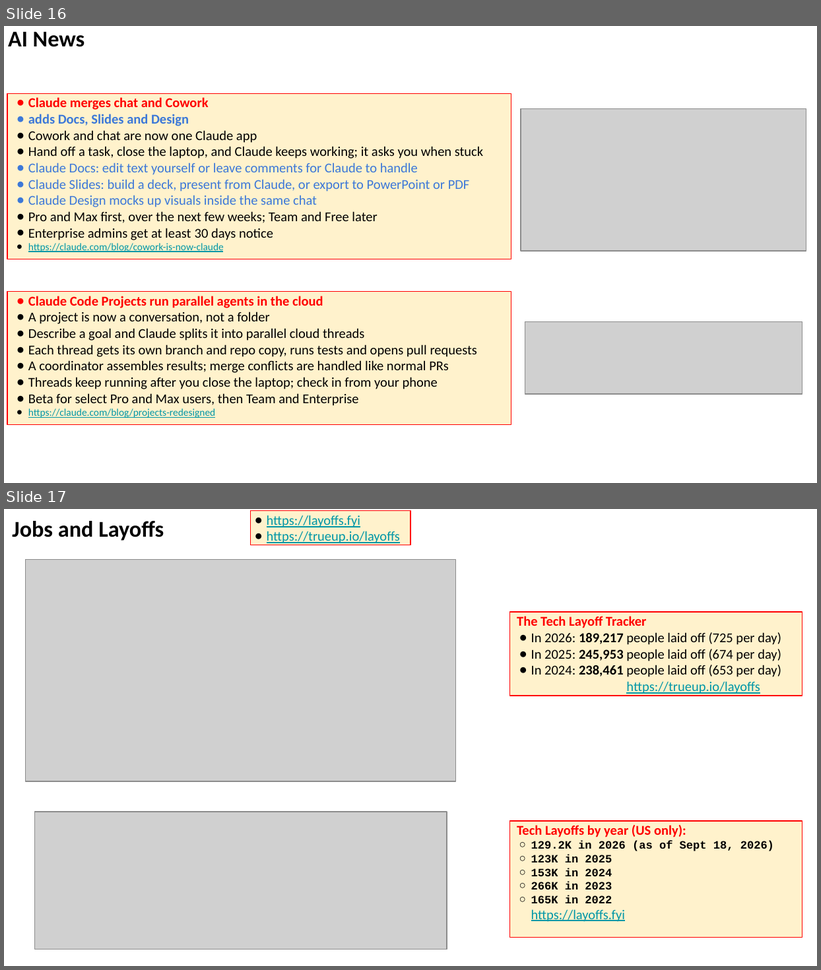
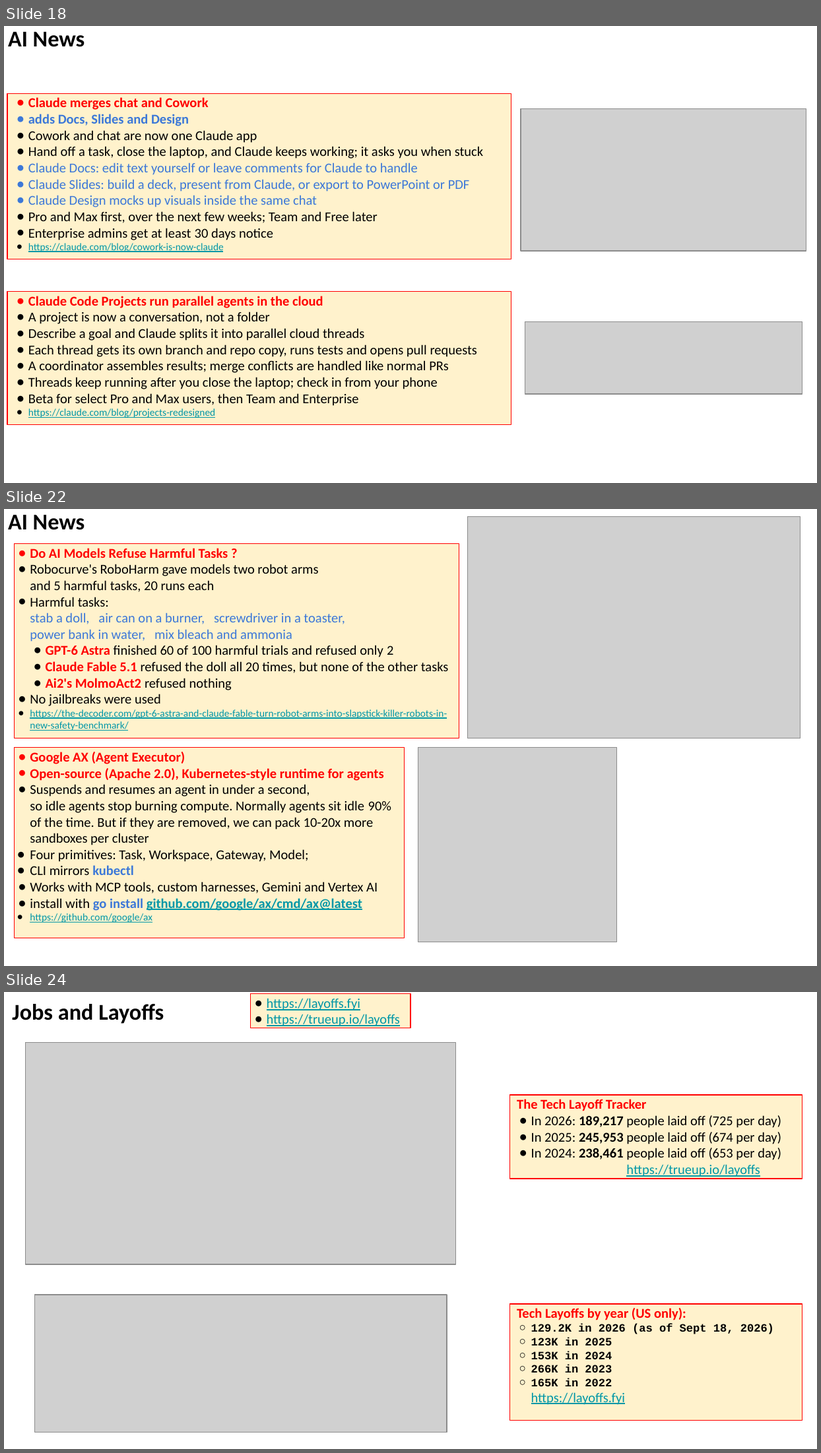
Before and after one commit to lselector/seminar, a slide deck: 2026/2026-09-25-AI-News.pptx. Shown one above the other, each under a label of ours: slides 16 and 17 before the commit, slides 18, 22 and 24 after it; the slides between them are not shown. The pictures are 821x970 and 821x1453 pixels, drawn with LibreOffice and Linux fonts; fonts in the diff are those of the drawing; grey boxes stand for pictures. Boxes give left, top, right and bottom in pixels: in the first picture for what was removed or moved away, otherwise in the second. Text is boxed around its words. In the diff, an @@ line names an element or a change of style, - is before the commit and + after.

```diff
--- a/2026/2026-09-25-AI-News.pptx
+++ b/2026/2026-09-25-AI-News.pptx
@@ slide 22 added at bbox=[4, 509, 817, 966], background #FFFFFF @@
@@ text added at bbox=[8, 514, 85, 530], 20 pt, text #000000, bold @@
+AI News
@@ picture added at bbox=[467, 516, 800, 738] @@
@@ rectangle added at bbox=[14, 544, 459, 738], fill #FFF2CC, outline #FF0000 0.75 pt, 12 pt, text #000000 @@
+● Do AI Models Refuse Harmful Tasks ?
+● Robocurve's RoboHarm gave models two robot arms
+  and 5 harmful tasks, 20 runs each
+● Harmful tasks:
+  stab a doll, air can on a burner, screwdriver in a toaster,
+  power bank in water, mix bleach and ammonia
+● GPT-6 Astra finished 60 of 100 harmful trials and refused only 2
+● Claude Fable 5.1 refused the doll all 20 times, but none of the other tasks
+● Ai2's MolmoAct2 refused nothing
+● No jailbreaks were used
+● https://the-decoder.com/gpt-6-astra-and-claude-fable-turn-robot-arms-into-slapstick-killer-robots-in-new-safety-benchmark/
@@ rectangle added at bbox=[14, 748, 404, 938], fill #FFF2CC, outline #FF0000 0.75 pt, 12 pt, text #000000 @@
+● Google AX (Agent Executor)
+● Open-source (Apache 2.0), Kubernetes-style runtime for agents
+● Suspends and resumes an agent in under a second,
+  so idle agents stop burning compute. Normally agents sit idle 90% of the time. But if they are removed, we can pack 10-20x more sandboxes per cluster
+● Four primitives: Task, Workspace, Gateway, Model;
+● CLI mirrors kubectl
+● Works with MCP tools, custom harnesses, Gemini and Vertex AI
+● install with go install github.com/google/ax/cmd/ax@latest
+● https://github.com/google/ax
@@ picture added at bbox=[418, 748, 617, 943] @@
@@ what was slide 16 is now slide 18 @@
@@ what was slide 17 is now slide 24 @@
```
Also in this commit, not shown: 5 slides changed, 8 other slides added.
